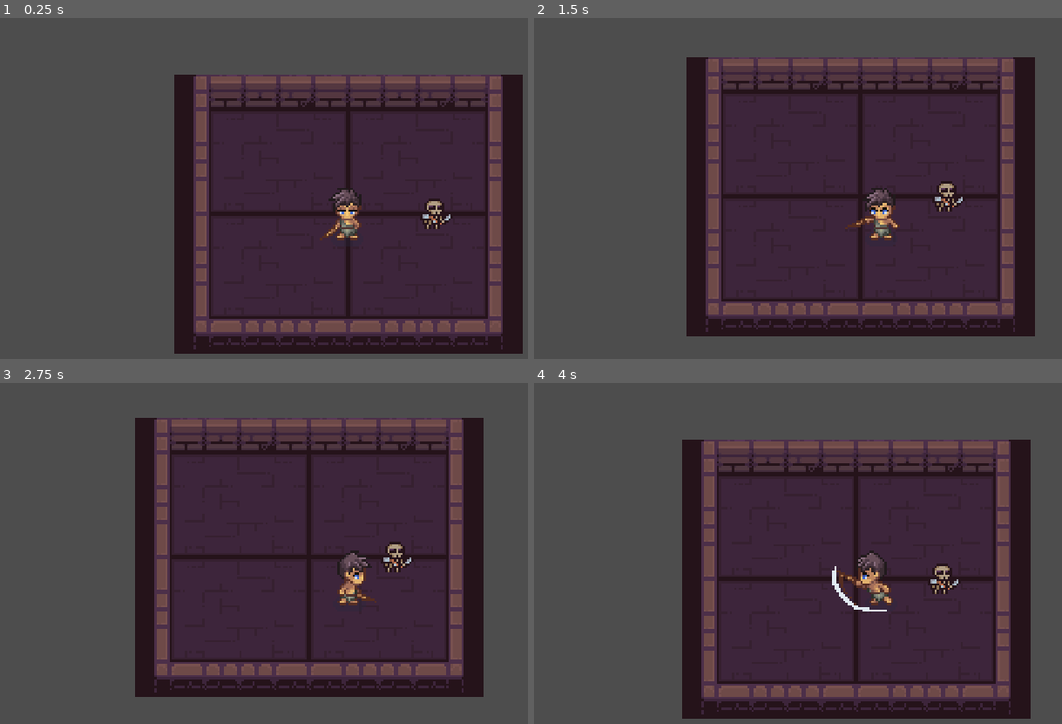
Above: before the commit, frames 1-4 (two rows, left to right).
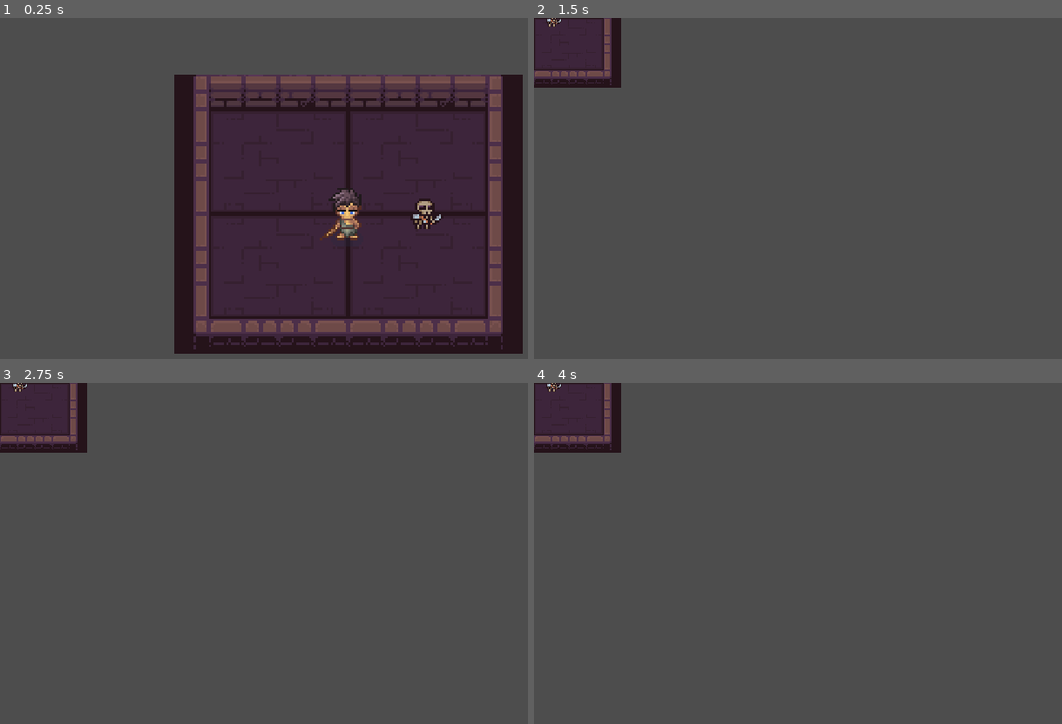
Above: after the commit, the same moments.

Repository: kellyjack07/MaturaRoguelite
Game: Godot game, scene res://scenes/main.tscn
Two runs of this game, one before a commit and one after it. Both use one fixed random seed, a clock stepped at 60 frames per second and the inputs below.
Inputs:
- Up to frame 1 (0.25 s): no input
- Up to frame 2 (1.5 s): hold D (right) 0.53-1.28 s; tap Space (attack) at 0.6, 1.35 s; hold S (down) from 1.28 s (still down)
- Up to frame 3 (2.75 s): release S (down) at 2.03 s; hold D (right) from 2.03 s (still down); tap Space (attack) at 2.1 s
- Up to frame 4 (4 s): release D (right) at 2.78 s; hold W (up) 2.78-3.53 s; tap Space (attack) at 2.85, 3.6 s; hold A (left) from 3.53 s (still down)

The runs differ from the first frame. In frame 1, 0.4% of the frame differs, in the area x 77-86%, y 52-62%; in frame 2, 55%; in frame 3, 55%; in frame 4, 55%, in the area x 0-95%, y 0-99%.

Commit message:
Working enemy loop and player hurtbox

Diff:
--- a/enemies/enemy.tscn
+++ b/enemies/enemy.tscn
@@ -7,6 +7,7 @@
 [ext_resource type="Texture2D" uid="uid://chbvdi5vwj1x5" path="res://assets/placeholder/2D Pixel Dungeon Asset Pack/Character_animation/monsters_idle/skeleton2/v2/skeleton2_v2_2.png" id="3_uba7a"]
 [ext_resource type="Texture2D" uid="uid://er5cv2h3iwue" path="res://assets/placeholder/2D Pixel Dungeon Asset Pack/Character_animation/monsters_idle/skeleton2/v2/skeleton2_v2_3.png" id="4_28xqf"]
 [ext_resource type="Texture2D" uid="uid://b3rq4ri3wxmk5" path="res://assets/placeholder/2D Pixel Dungeon Asset Pack/Character_animation/monsters_idle/skeleton2/v2/skeleton2_v2_4.png" id="5_g67el"]
+[ext_resource type="Script" uid="uid://b2ihetxny5ppg" path="res://scripts/enemy_hitbox.gd" id="8_4w5fm"]
 
 [sub_resource type="SpriteFrames" id="SpriteFrames_ccbdt"]
 animations = [{
@@ -40,8 +41,13 @@
 radius = 8.0
 height = 22.0
 
+[sub_resource type="CapsuleShape2D" id="CapsuleShape2D_uba7a"]
+radius = 6.0
+height = 14.0
+
 [node name="Enemy" type="CharacterBody2D" unique_id=385138392]
 script = ExtResource("1_epsnb")
+move_speed = 20.0
 
 [node name="AnimatedSprite2D" type="AnimatedSprite2D" parent="." unique_id=1988857593]
 sprite_frames = SubResource("SpriteFrames_ccbdt")
@@ -62,3 +68,11 @@
 
 [node name="CollisionShape2D" type="CollisionShape2D" parent="Hurtbox" unique_id=1633633460]
 shape = SubResource("CapsuleShape2D_4w5fm")
+
+[node name="Hitbox" type="Area2D" parent="." unique_id=2145670345]
+script = ExtResource("8_4w5fm")
+
+[node name="CollisionShape2D" type="CollisionShape2D" parent="Hitbox" unique_id=1430550753]
+shape = SubResource("CapsuleShape2D_uba7a")
+
+[connection signal="area_entered" from="Hitbox" to="Hitbox" method="_on_area_entered"]
--- a/project.godot
+++ b/project.godot
@@ -26,6 +26,10 @@
 [dotnet]
 
 project/assembly_name="Matura_Roguelite"
+
+[global_group]
+
+player=""
 
 [input]
 
--- a/scenes/main.tscn
+++ b/scenes/main.tscn
@@ -6,9 +6,9 @@
 
 [node name="Main" type="Node2D" unique_id=686745571]
 
-[node name="Player" parent="." unique_id=488959924 instance=ExtResource("1_o5qli")]
-
 [node name="TestRoom" parent="." unique_id=685673072 instance=ExtResource("2_0wfyh")]
 
 [node name="Enemy" parent="." unique_id=385138392 instance=ExtResource("3_sugp2")]
 position = Vector2(40, 0)
+
+[node name="Player" parent="." unique_id=488959924 instance=ExtResource("1_o5qli")]
--- a/scenes/player.tscn
+++ b/scenes/player.tscn
@@ -6,6 +6,7 @@
 [ext_resource type="Texture2D" uid="uid://doxtevkpqijcj" path="res://assets/placeholder/player_assets_placeholder/With_shadow/Swordsman_lvl1_Walk_with_shadow.png" id="2_qhqgy"]
 [ext_resource type="Script" uid="uid://by6a20ksr22xh" path="res://scripts/health_component.gd" id="5_qlg0r"]
 [ext_resource type="Script" uid="uid://cc4hg5m86k3pi" path="res://scripts/hitbox_component.gd" id="6_tuyoq"]
+[ext_resource type="Script" uid="uid://bomvf3khf8d46" path="res://scripts/hurtbox_component.gd" id="7_fjrip"]
 
 [sub_resource type="AtlasTexture" id="AtlasTexture_6e8lb"]
 atlas = ExtResource("2_dqkch")
@@ -556,7 +557,11 @@
 [sub_resource type="RectangleShape2D" id="RectangleShape2D_qlg0r"]
 size = Vector2(22.5, 21)
 
-[node name="Player" type="CharacterBody2D" unique_id=488959924]
+[sub_resource type="CapsuleShape2D" id="CapsuleShape2D_smehm"]
+radius = 9.0
+height = 24.0
+
+[node name="Player" type="CharacterBody2D" unique_id=488959924 groups=["player"]]
 z_index = 10
 script = ExtResource("1_qhqgy")
 
@@ -580,4 +585,12 @@
 [node name="CollisionShape2D" type="CollisionShape2D" parent="AttackArea" unique_id=1760277732]
 shape = SubResource("RectangleShape2D_qlg0r")
 
+[node name="Hurtbox" type="Area2D" parent="." unique_id=801165475]
+script = ExtResource("7_fjrip")
+health_path = NodePath("../Health")
+
+[node name="CollisionShape2D" type="CollisionShape2D" parent="Hurtbox" unique_id=354709791]
+position = Vector2(0, 2)
+shape = SubResource("CapsuleShape2D_smehm")
+
 [connection signal="animation_finished" from="AnimatedSprite2D" to="." method="_on_animated_sprite_2d_animation_finished"]
--- a/scripts/enemy.gd
+++ b/scripts/enemy.gd
@@ -1,12 +1,35 @@
 extends CharacterBody2D
 
+@export var move_speed: float = 50.0
+
 @onready var health_component: HealthComponent = $Health
+
+var player: Node2D = null
 
 #start
 func _ready() -> void:
 	health_component.died.connect(on_died)
 
 
+#updates
+func _physics_process(_delta: float) -> void:
+	if player == null or not is_instance_valid(player):
+		player = get_tree().get_first_node_in_group("player")
+		velocity = Vector2.ZERO
+		move_and_slide()
+		return
+
+	move_toward_player()
+
+
+
+#movement
+func move_toward_player() -> void:
+	var direction: Vector2 = global_position.direction_to(player.global_position)
+	velocity = direction * move_speed
+	move_and_slide()
+
+
 #death
 func on_died() -> void:
 	print("enemy died")
--- /dev/null
+++ b/scripts/enemy_hitbox.gd
@@ -0,0 +1,8 @@
+extends Area2D
+
+@export var damage: int = 1
+
+#hit
+func _on_area_entered(area: Area2D) -> void:
+	if area is HurtboxComponent:
+		area.take_hit(damage)
--- a/scripts/player.gd
+++ b/scripts/player.gd
@@ -13,6 +13,7 @@
 #start
 func _ready() -> void:
 	health_component.died.connect(on_died)
+	print(is_in_group("player"))
 	play_idle_animation()
 
 
Not shown, added: scripts/enemy_hitbox.gd.uid
